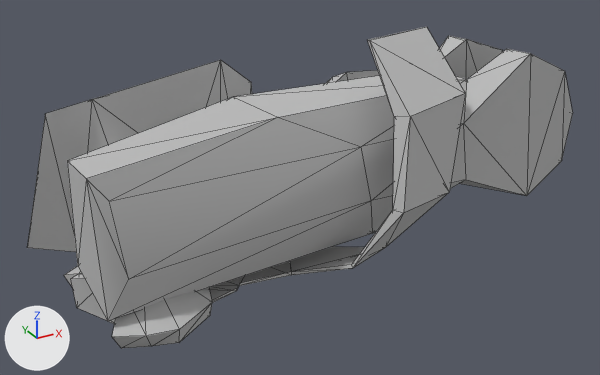
The OBJ model assets/RArm.obj as it was, and as the next commit left it.
Both versions are drawn from a 50 mm lens placed at (-133.7, -234.5, 108.0), pointed at (-3.0, 3.3, -10.8). Every picture has the same lights, and +X, +Y and +Z are marked at lower left. Mesh edges are drawn as thin lines. Where no turn or scale is listed for an object, it has been applied to the vertices.

In view in the first picture: 'RArm'.
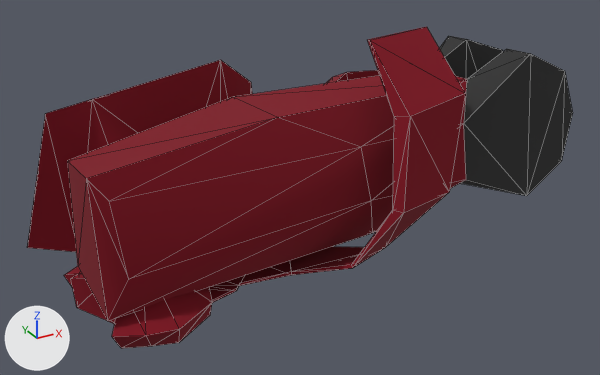
The newer file is also turned or shifted as a whole; pictures and numbers use the older file's frame.

Pixel boxes (x1, y1, x2, y2) of what changed, in the pictures (600 x 375 px):
'RArm', recoloured (grey to red)
    both: (27, 27, 573, 348)
part 1 of me_rarm, recoloured (grey to red)
    both: (27, 27, 467, 348)

What the commit changed:
Material 'lambert2SG' (mat_lambert2sg) changes colour from grey #bcbcbc to black #303030; in linear values from (0.5, 0.5, 0.5) to (0.03, 0.03, 0.03).
Material 'blinn2SG' (mat_blinn2sg) is new.
Its base color is (0.21, 0.0, 0.01) (red #7e0019).
Its roughness is 1.0.
me_rarm has 188 vertices, 328 faces and spans x -94.0..102.0, y -45.0..57.0, z -40.0..47.0.
me_rarm is used by ob_rarm; location (0.0, 0.0, 0.0).
me_rarm part 1: 284 of the faces centred in x -87.0..58.0, y -41.0..56.0, z -39.0..46.0 switch from mat_lambert2sg (grey #bcbcbc) to mat_blinn2sg (red #7e0019).
